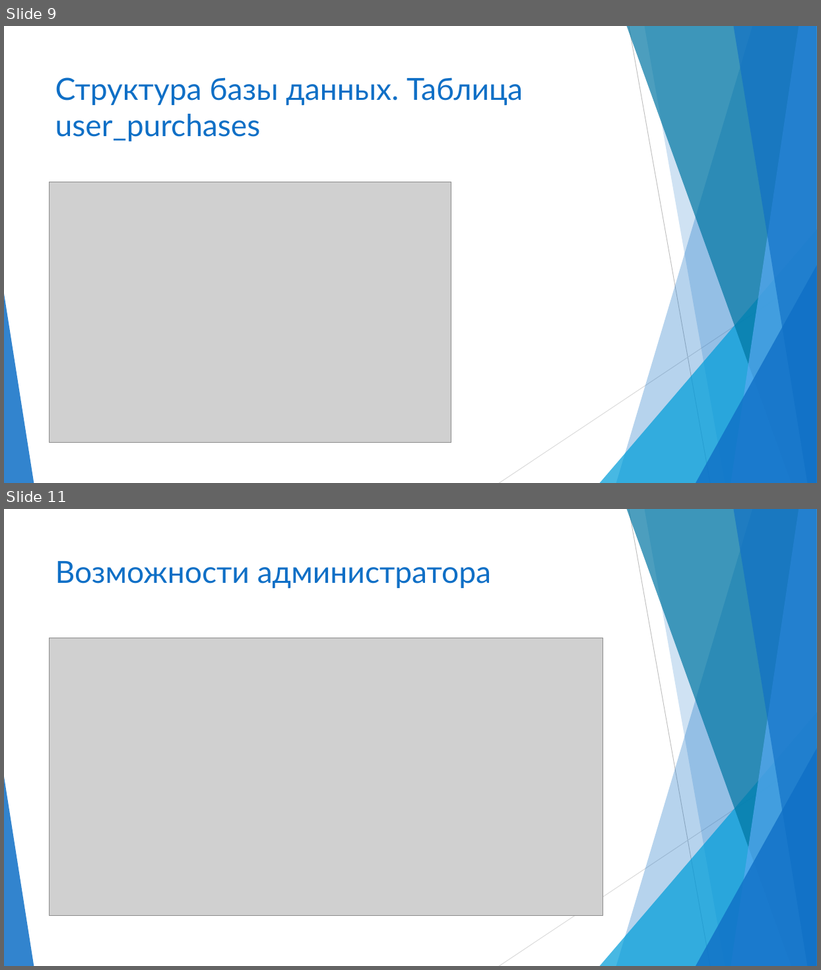
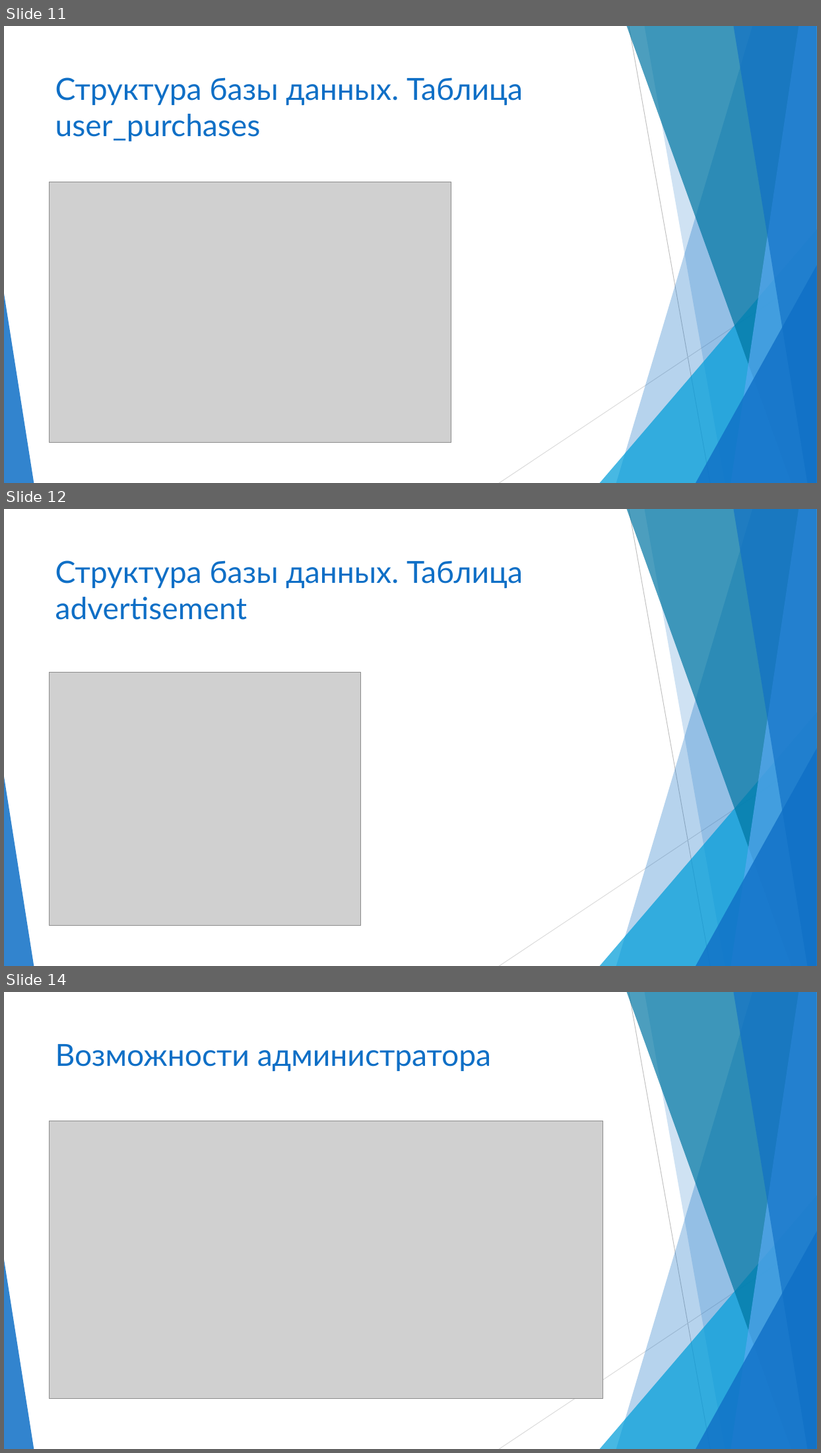
Before and after one commit to Kote5615/flask, a slide deck: flask_project_docx/bookshop.pptx. Shown one above the other, each under a label of ours: slides 9 and 11 before the commit, slides 11, 12 and 14 after it; the slides between them are not shown. The pictures are 821x970 and 821x1453 pixels, drawn with LibreOffice and Linux fonts; fonts in the diff are those of the drawing; grey boxes stand for pictures. Boxes give left, top, right and bottom in pixels: in the first picture for what was removed or moved away, otherwise in the second. Text is boxed around its words. In the diff, an @@ line names an element or a change of style, - is before the commit and + after.

```diff
--- a/flask_project_docx/bookshop.pptx
+++ b/flask_project_docx/bookshop.pptx
@@ slide 12 added at (x1=4, y1=509, x2=817, y2=966), background #FFFFFF; not listed: 10 template elements that a slide beside it also shows @@
@@ title added at (x1=55, y1=560, x2=523, y2=620), 36 pt, text #0F6FC6 @@
+Структура базы данных. Таблица advertisement
@@ picture added at (x1=49, y1=673, x2=360, y2=926) @@
@@ what was slide 9 is now slide 11 @@
@@ what was slide 11 is now slide 14 @@
```
Also in this commit, not shown: 4 slides changed, 11 other slides added, 1 slide removed.
